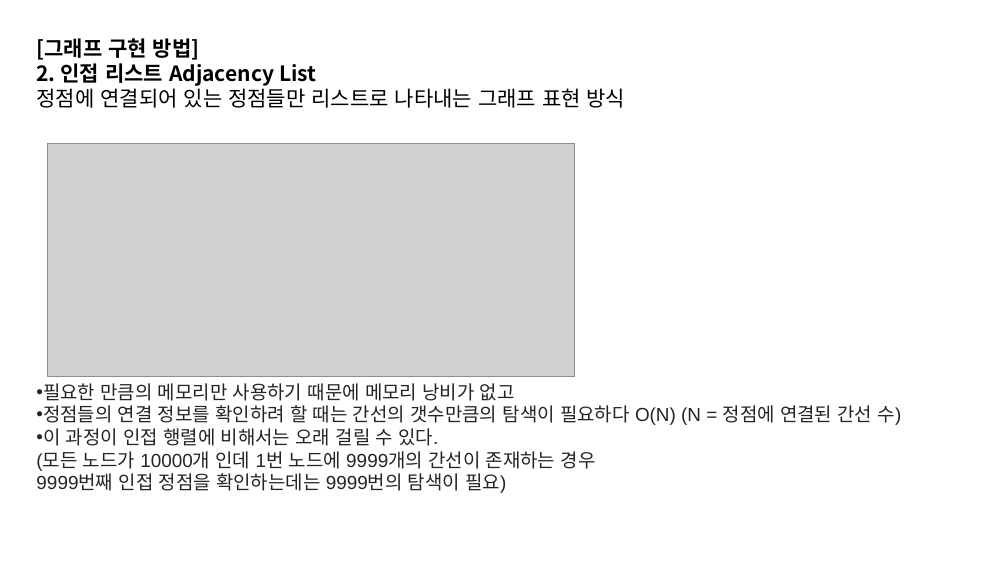
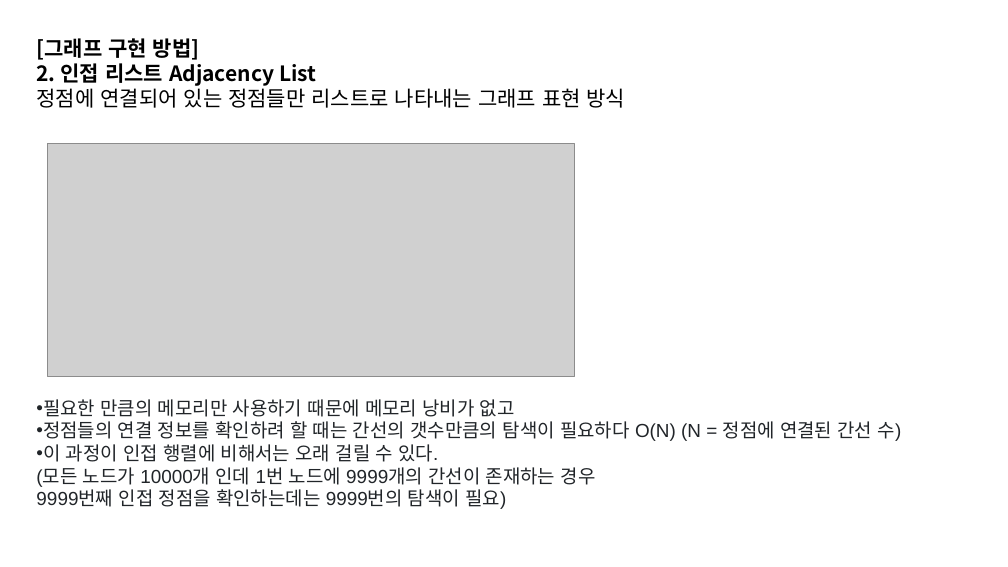
Before and after one commit to 2018007956/Coding-Test-Study, a slide deck: slide 5 of week5/graph&DFS,BFS.pptx. Drawn at 1008x567 pixels with LibreOffice and Linux fonts; fonts in the diff are those of the drawing; grey boxes stand for pictures. Boxes give left, top, right and bottom in pixels: in the first picture for what was removed or moved away, otherwise in the second. Text is boxed around its words. In the diff, an @@ line names an element or a change of style, - is before the commit and + after.

```diff
--- a/week5/graph&DFS,BFS.pptx
+++ b/week5/graph&DFS,BFS.pptx
@@ text "필요한 만큼의 메모리만 사용하기 때문에 ...": place and size @@
-text "필요한 만큼의 메모리만 사용하기 때문에 ..." at bbox=[36, 383, 902, 493]
+text "필요한 만큼의 메모리만 사용하기 때문에 ..." at bbox=[36, 399, 902, 509]
```
Also in this commit, not shown: 2 other slides changed, 5 slides added, 5 other files.
